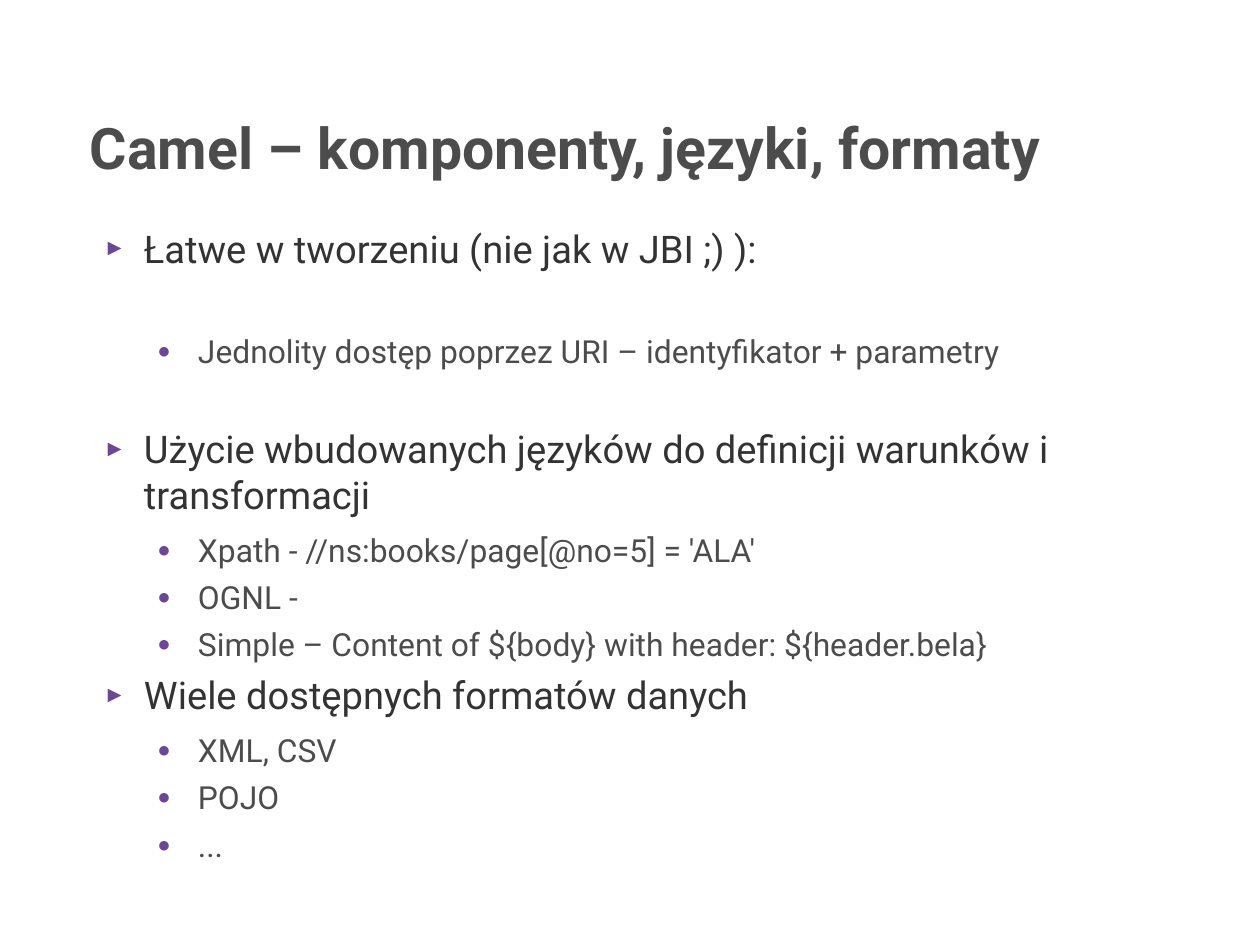
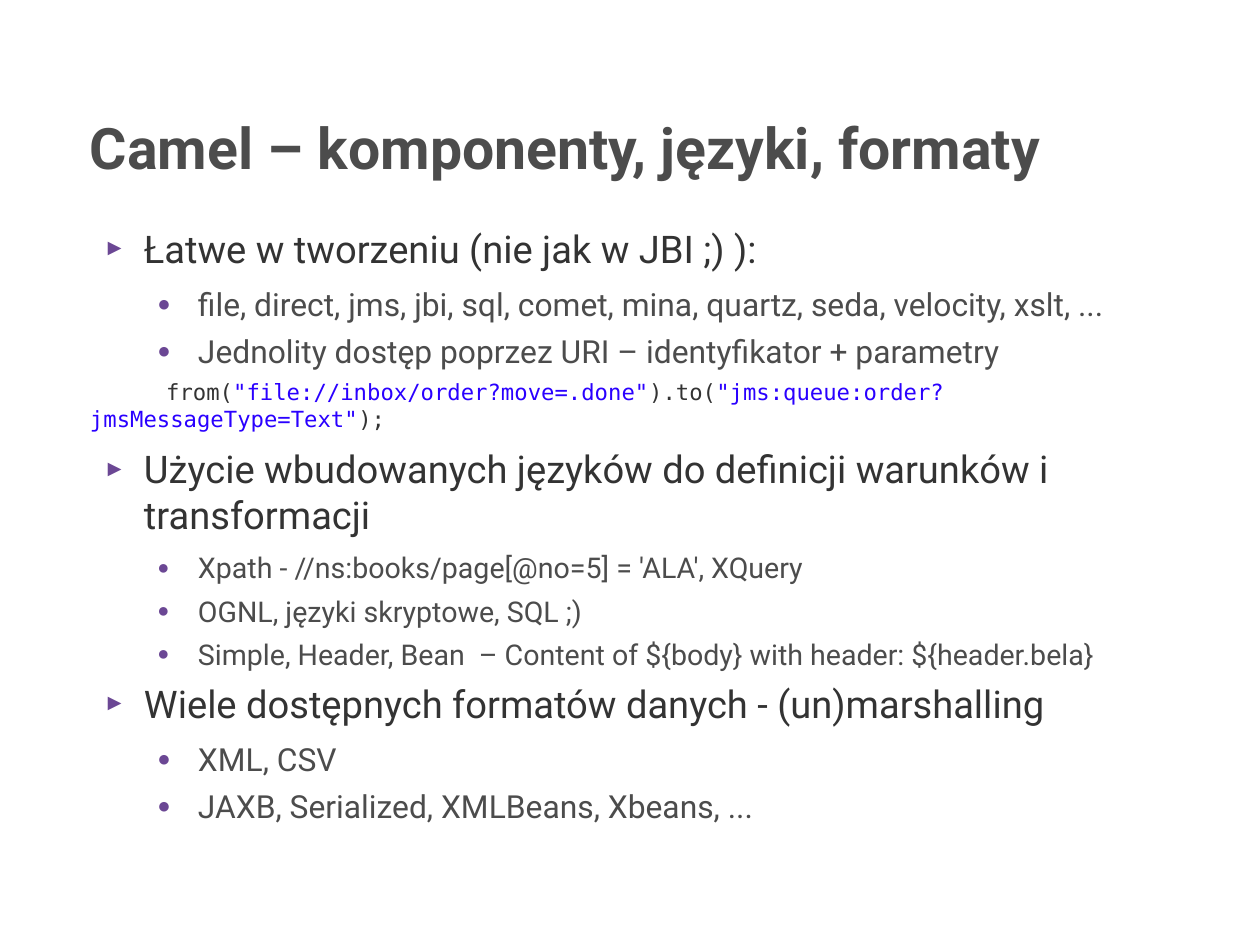
Before and after one commit to rafalrusin/ode-smx-jug, a slide deck: slide 15 of smx.odp (slide 14 before the commit). Drawn at 1260x945 pixels with LibreOffice and Linux fonts; fonts in the diff are those of the drawing; background and template pictures are left out. Boxes give left, top, right and bottom in pixels: in the first picture for what was removed or moved away, otherwise in the second. Text is boxed around its words. In the diff, an @@ line names an element or a change of style, - is before the commit and + after.

```diff
--- a/smx.odp
+++ b/smx.odp
@@ text at [198,292,1070,323]: paragraph added @@
+  ● file, direct, jms, jbi, sql, comet, mina, quartz, seda, velocity, xslt, ...
@@ text at [90,383,944,432]: paragraph added @@
+from("file://inbox/order?move=.done").to("jms:queue:order?jmsMessageType=Text");
@@ text at [144,555,1093,727]: text changed; size 20 to 18 pt @@
-  ● Xpath - //ns:books/page[@no=5] = 'ALA'
-  ● OGNL -
-  ● Simple – Content of ${body} with header: ${header.bela}
-► Wiele dostępnych formatów danych
+  ● Xpath - //ns:books/page[@no=5] = 'ALA', XQuery
+  ● OGNL, języki skryptowe, SQL ;)
+  ● Simple, Header, Bean – Content of ${body} with header: ${header.bela}
+► Wiele dostępnych formatów danych - (un)marshalling
@@ text at [198,794,720,823]: text changed @@
-  ● POJO
-  ● ...
+  ● JAXB, Serialized, XMLBeans, Xbeans, ...
```
Also in this commit, not shown: 8 other slides changed, 1 slide added, 6 other files.
